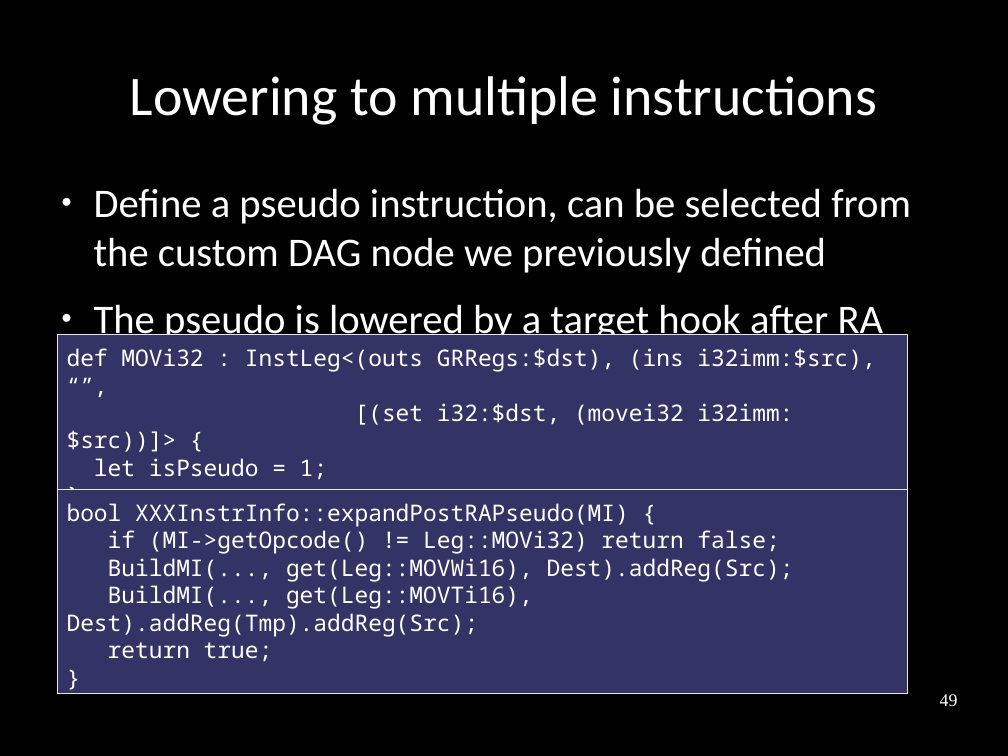
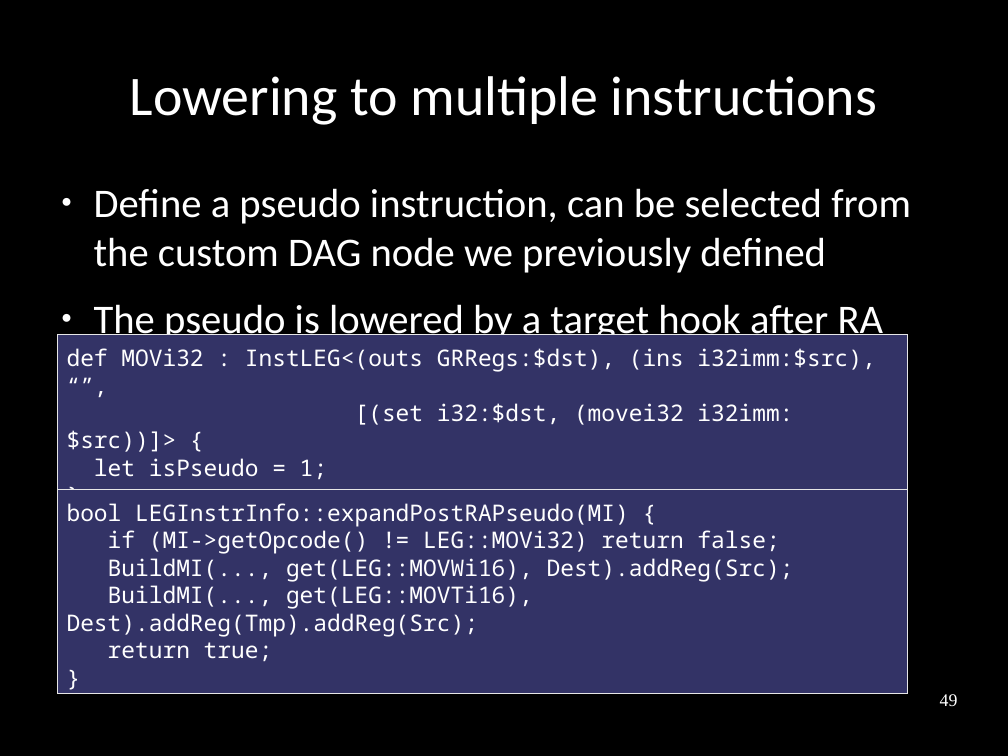
Before and after one commit to frasercrmck/llvm-leg, a slide deck: slide 49 of docs/Codeplay/Slides.odp. Drawn at 1008x756 pixels with LibreOffice and Linux fonts; fonts in the diff are those of the drawing. Boxes give left, top, right and bottom in pixels: in the first picture for what was removed or moved away, otherwise in the second. Text is boxed around its words. In the diff, an @@ line names an element or a change of style, - is before the commit and + after.

Commit message:
Changed XXX to LEG

```diff
--- a/docs/Codeplay/Slides.odp
+++ b/docs/Codeplay/Slides.odp
@@ text in rectangle at bbox=[67, 348, 875, 372]: text changed @@
-def MOVi32 : InstLeg<(outs GRRegs:$dst), (ins i32imm:$src), “”,
+def MOVi32 : InstLEG<(outs GRRegs:$dst), (ins i32imm:$src), “”,
@@ text in rectangle at bbox=[67, 503, 794, 637]: text changed @@
-bool XXXInstrInfo::expandPostRAPseudo(MI) {
-if (MI->getOpcode() != Leg::MOVi32) return false;
-BuildMI(..., get(Leg::MOVWi16), Dest).addReg(Src);
-BuildMI(..., get(Leg::MOVTi16), Dest).addReg(Tmp).addReg(Src);
+bool LEGInstrInfo::expandPostRAPseudo(MI) {
+if (MI->getOpcode() != LEG::MOVi32) return false;
+BuildMI(..., get(LEG::MOVWi16), Dest).addReg(Src);
+BuildMI(..., get(LEG::MOVTi16), Dest).addReg(Tmp).addReg(Src);
```
Also in this commit, not shown: 30 other slides changed.
